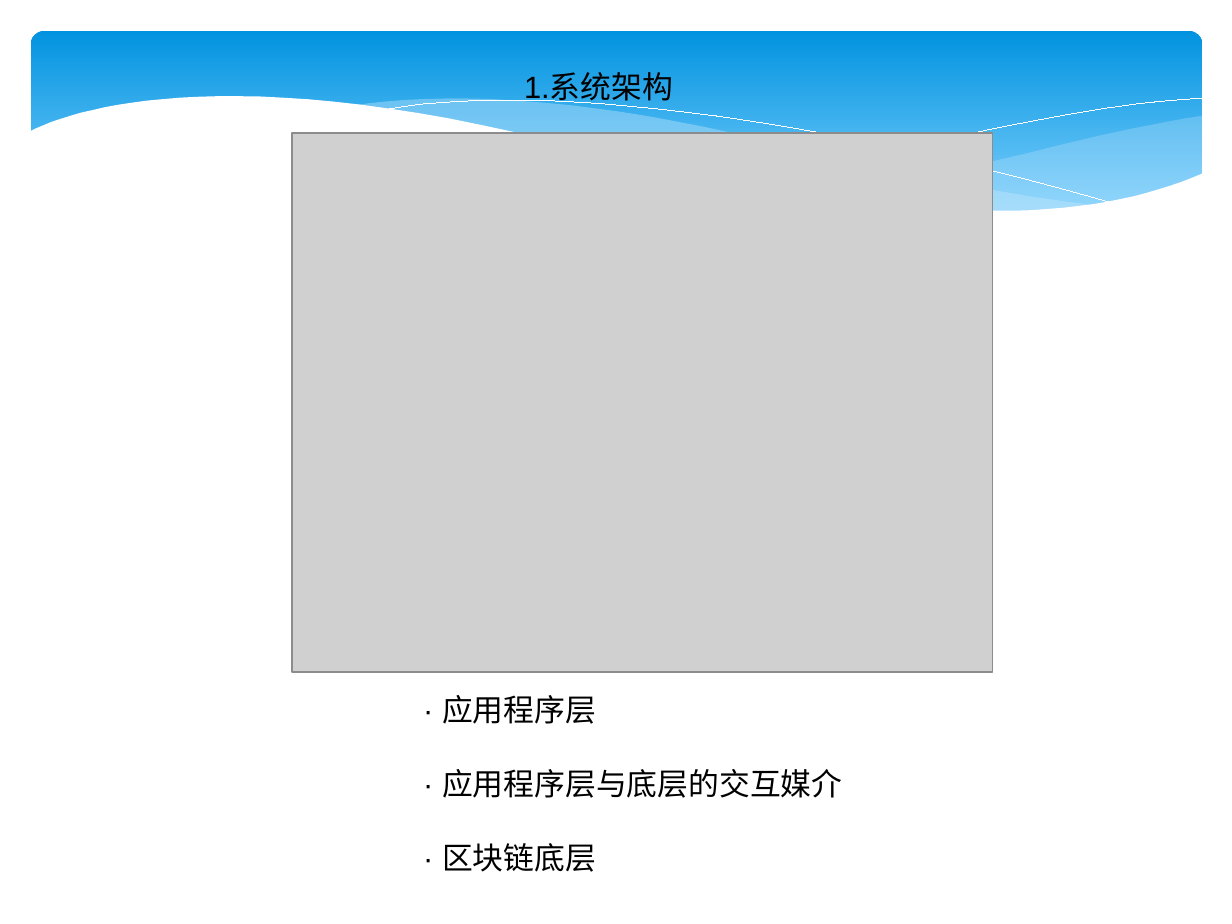
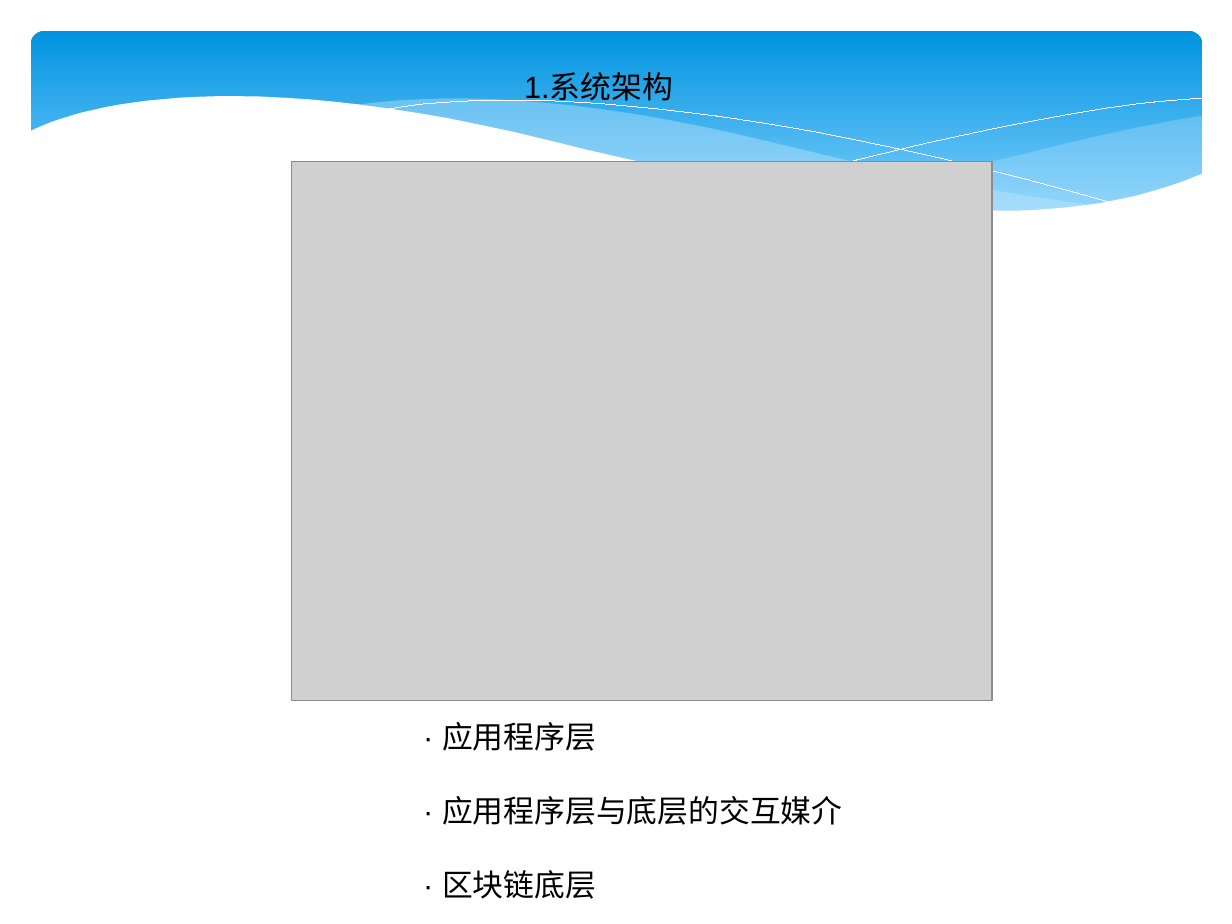
Before and after one commit to 382303784/hyperledger-fabric, a slide deck: slide 4 of fabric.ppt. Drawn at 1232x924 pixels with LibreOffice and Linux fonts; fonts in the diff are those of the drawing; grey boxes stand for pictures. Boxes give left, top, right and bottom in pixels: in the first picture for what was removed or moved away, otherwise in the second. Text is boxed around its words. In the diff, an @@ line names an element or a change of style, - is before the commit and + after.

```diff
--- a/fabric.ppt
+++ b/fabric.ppt
@@ picture: place and size @@
-picture at <box>292,133,992,671</box>
+picture at <box>292,161,992,700</box>
@@ text "· 应用程序层": place and size @@
-text "· 应用程序层" at <box>442,695,842,872</box>
+text "· 应用程序层" at <box>442,722,842,899</box>
```
Also in this commit, not shown: 8 other slides changed, 2 other files.
